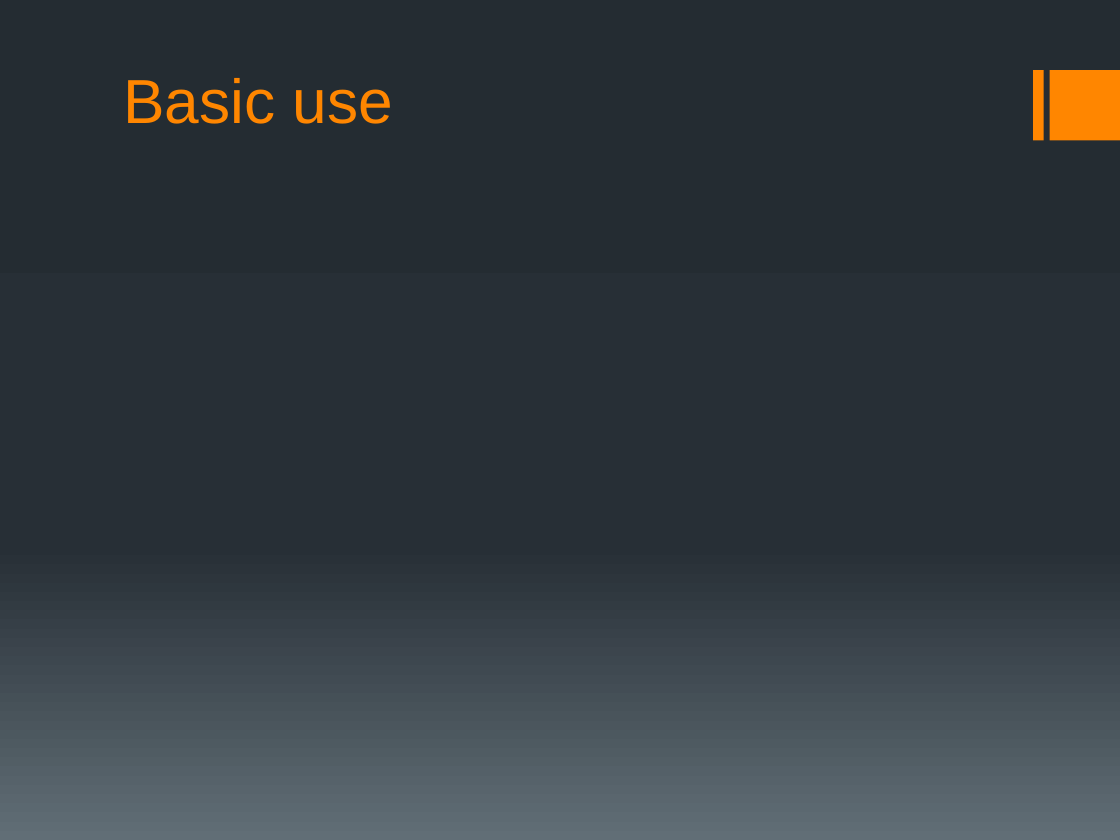
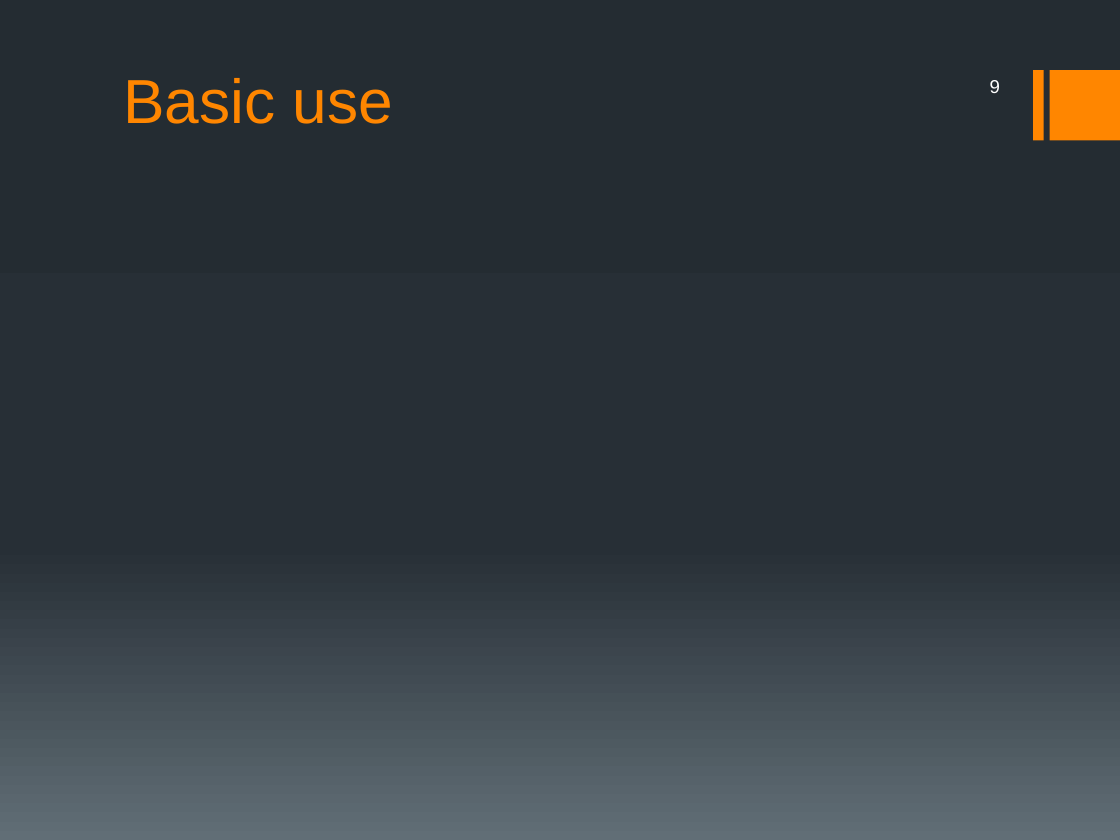
Before and after one commit to elliewix/data-profile-tool, a slide deck: slide 9 of wickes data cleaning final presentation.pptx (slide 7 before the commit). Drawn at 1120x840 pixels with LibreOffice and Linux fonts; fonts in the diff are those of the drawing; background and template pictures are left out. Boxes give left, top, right and bottom in pixels: in the first picture for what was removed or moved away, otherwise in the second. Text is boxed around its words. In the diff, an @@ line names an element or a change of style, - is before the commit and + after.

```diff
--- a/wickes data cleaning final presentation.pptx
+++ b/wickes data cleaning final presentation.pptx
@@ page number added at (990, 80, 1000, 93), 12 pt, text #FFFFFF @@
+9
```
Also in this commit, not shown: 9 other slides changed, 2 slides added, 3 other files.
